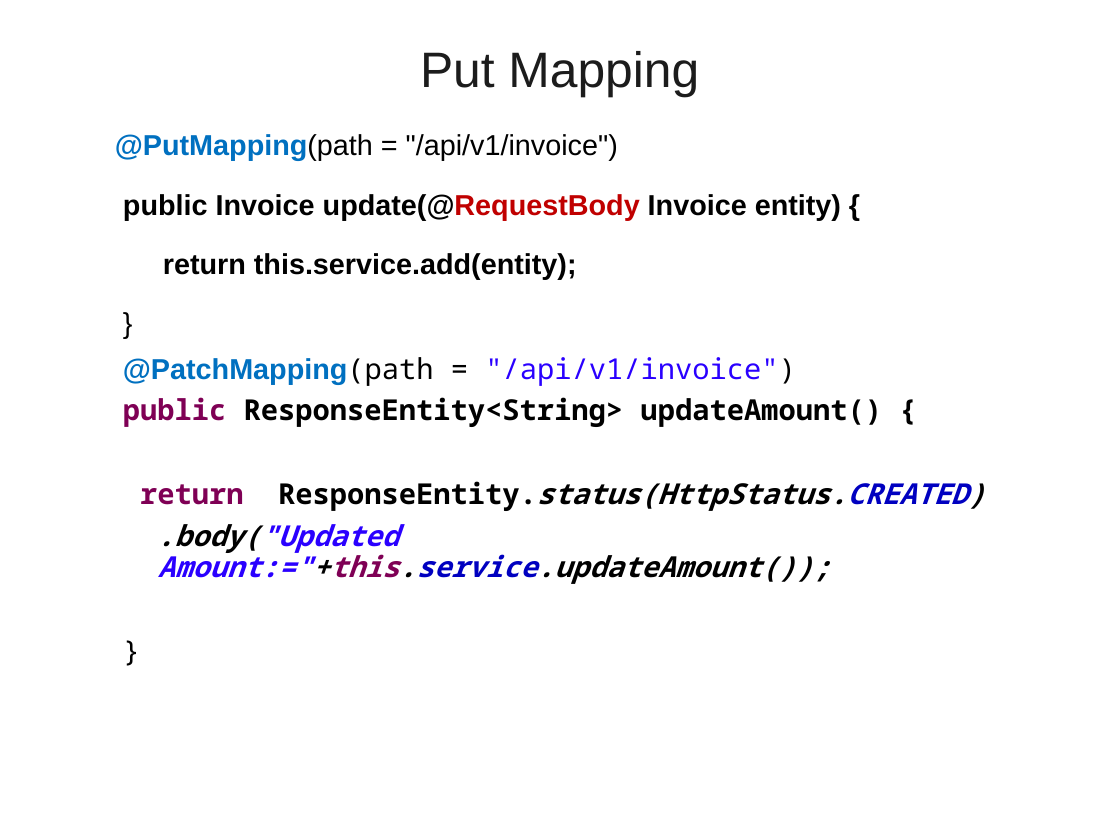
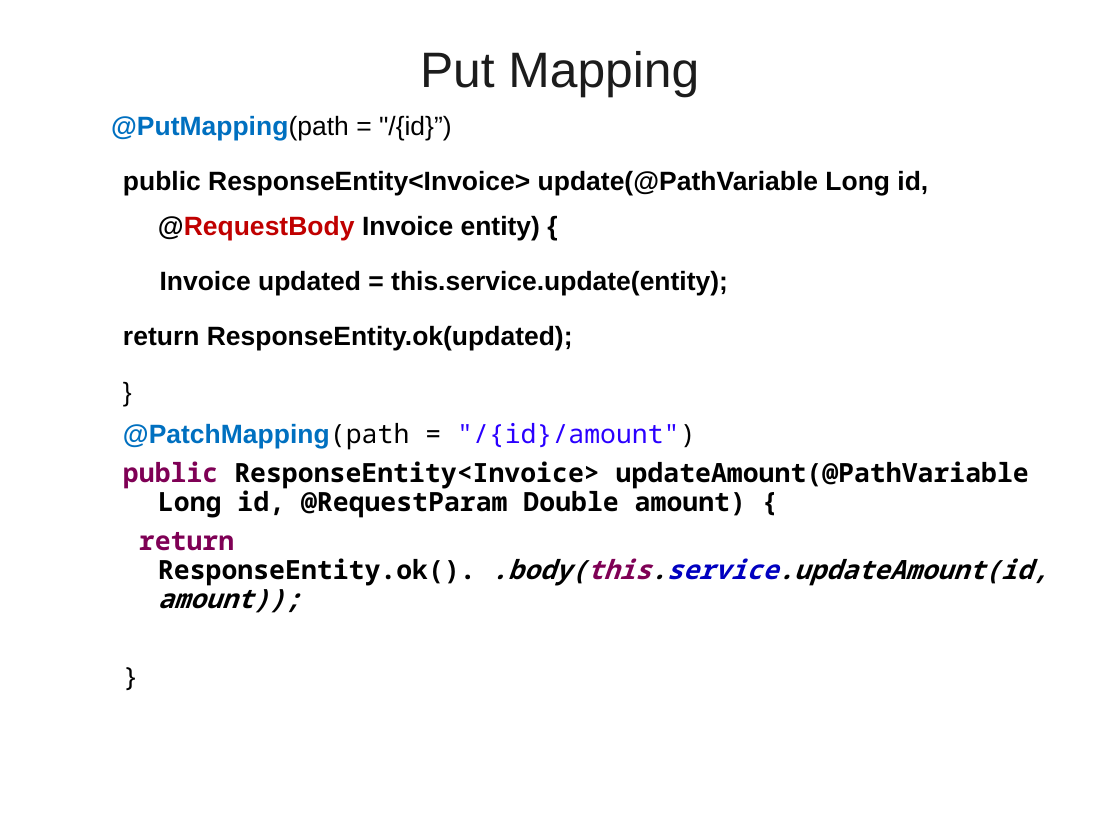
Before and after one commit to vatsanTraining/spring_boot_march_2026, a slide deck: slide 69 of 03_SpringBoot_JPA_Rest_API.ppt (slide 70 before the commit). Drawn at 1120x840 pixels with LibreOffice and Linux fonts; fonts in the diff are those of the drawing; background and template pictures are left out. Boxes give left, top, right and bottom in pixels: in the first picture for what was removed or moved away, otherwise in the second. Text is boxed around its words. In the diff, an @@ line names an element or a change of style, - is before the commit and + after.

```diff
--- a/03_SpringBoot_JPA_Rest_API.ppt
+++ b/03_SpringBoot_JPA_Rest_API.ppt
@@ text "@PutMapping(path = "/{id}”)": place and size @@
-text "@PutMapping(path = "/{id}”)" at [115,134,985,584]
+text "@PutMapping(path = "/{id}”)" at [111,115,1048,613]
@@ text "@PutMapping(path = "/{id}”)" at [111,115,1048,613]: size 18.5 to 17 pt in "}", "}" @@
@@ text at [111,115,928,351]: text changed; size 18.5 to 17 pt @@
-@PutMapping(path = "/api/v1/invoice")
-  public Invoice update(@RequestBody Invoice entity) {
-  return this.service.add(entity);
+@PutMapping(path = "/{id}”)
+  public ResponseEntity<Invoice> update(@PathVariable Long id, @RequestBody Invoice entity) {
+  Invoice updated = this.service.update(entity);
+  return ResponseEntity.ok(updated);
@@ text at [123,423,1048,613]: text changed; size 18.5 to 17 pt @@
-  @PatchMapping(path = "/api/v1/invoice")
-  public ResponseEntity<String> updateAmount() {
-  return ResponseEntity.status(HttpStatus.CREATED)
-  .body("Updated Amount:="+this.service.updateAmount());
+  @PatchMapping(path = "/{id}/amount")
+  public ResponseEntity<Invoice> updateAmount(@PathVariable Long id, @RequestParam Double amount) {
+  return ResponseEntity.ok(). .body(this.service.updateAmount(id,amount));
```
Also in this commit, not shown: 2 other slides changed, 3 slides added, 2 slides removed, 1 other file.
